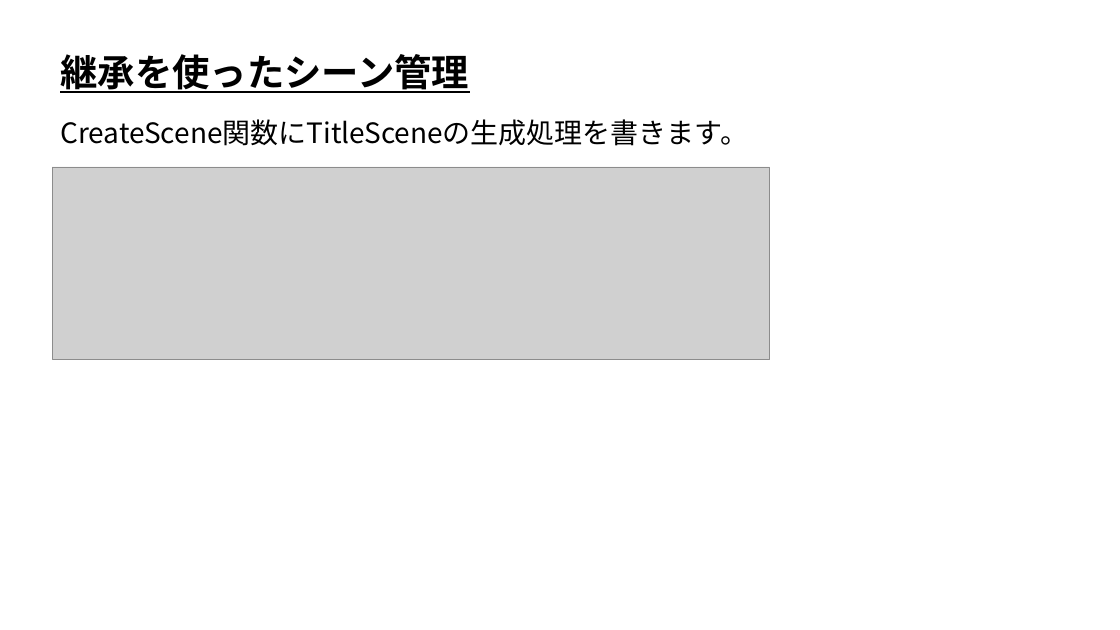
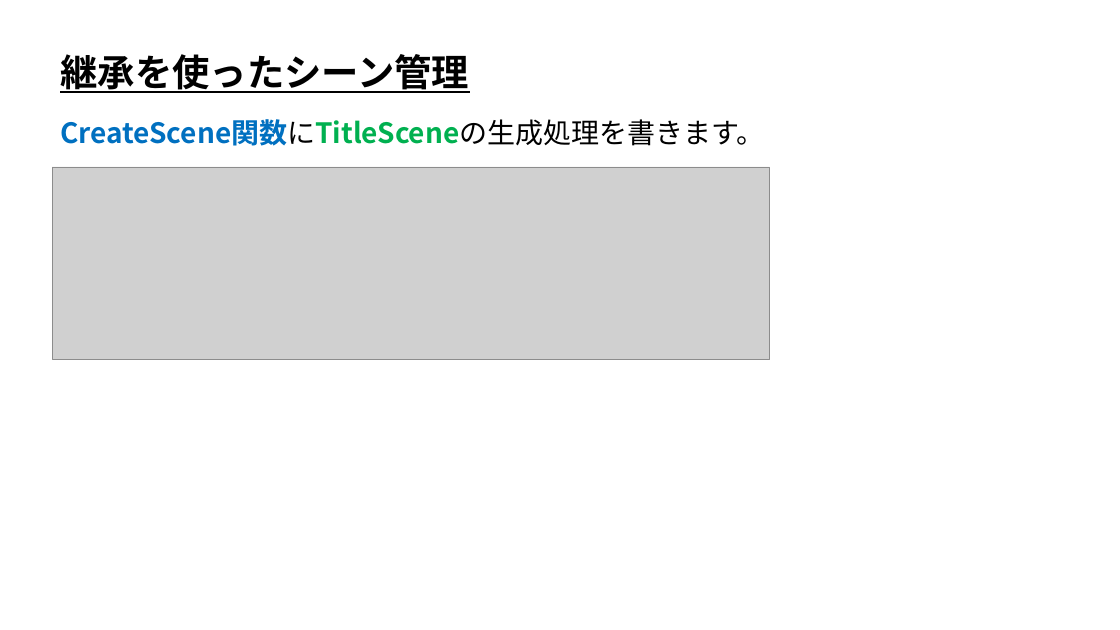
Before and after one commit to ArakiYusuke-Ohara/Textbook, a slide deck: slide 16 of ゲーム科2年/00_前期/ゲーム開発Ⅰ/14_継承を使ったシーン管理.pptx. Drawn at 1120x630 pixels with LibreOffice and Linux fonts; fonts in the diff are those of the drawing; grey boxes stand for pictures. Boxes give left, top, right and bottom in pixels: in the first picture for what was removed or moved away, otherwise in the second. Text is boxed around its words. In the diff, an @@ line names an element or a change of style, - is before the commit and + after.

```diff
--- a/ゲーム科2年/00_前期/ゲーム開発Ⅰ/14_継承を使ったシーン管理.pptx
+++ b/ゲーム科2年/00_前期/ゲーム開発Ⅰ/14_継承を使ったシーン管理.pptx
@@ text "CreateScene関数にTitleSceneの生成処理を書きます。" at <box>60,119,764,146</box>: text colour #000000 to #0070C0, text colour #000000 to #00B050, bold on in "CreateScene関数にTitleSceneの生成処理を書きます。" @@
```
Also in this commit, not shown: 17 other slides changed, 12 other files.
